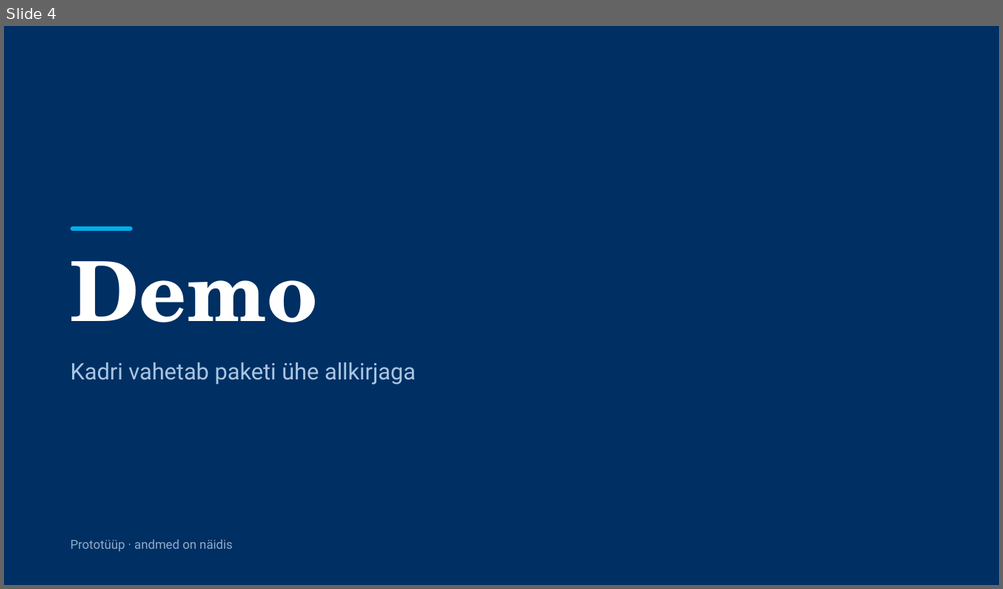
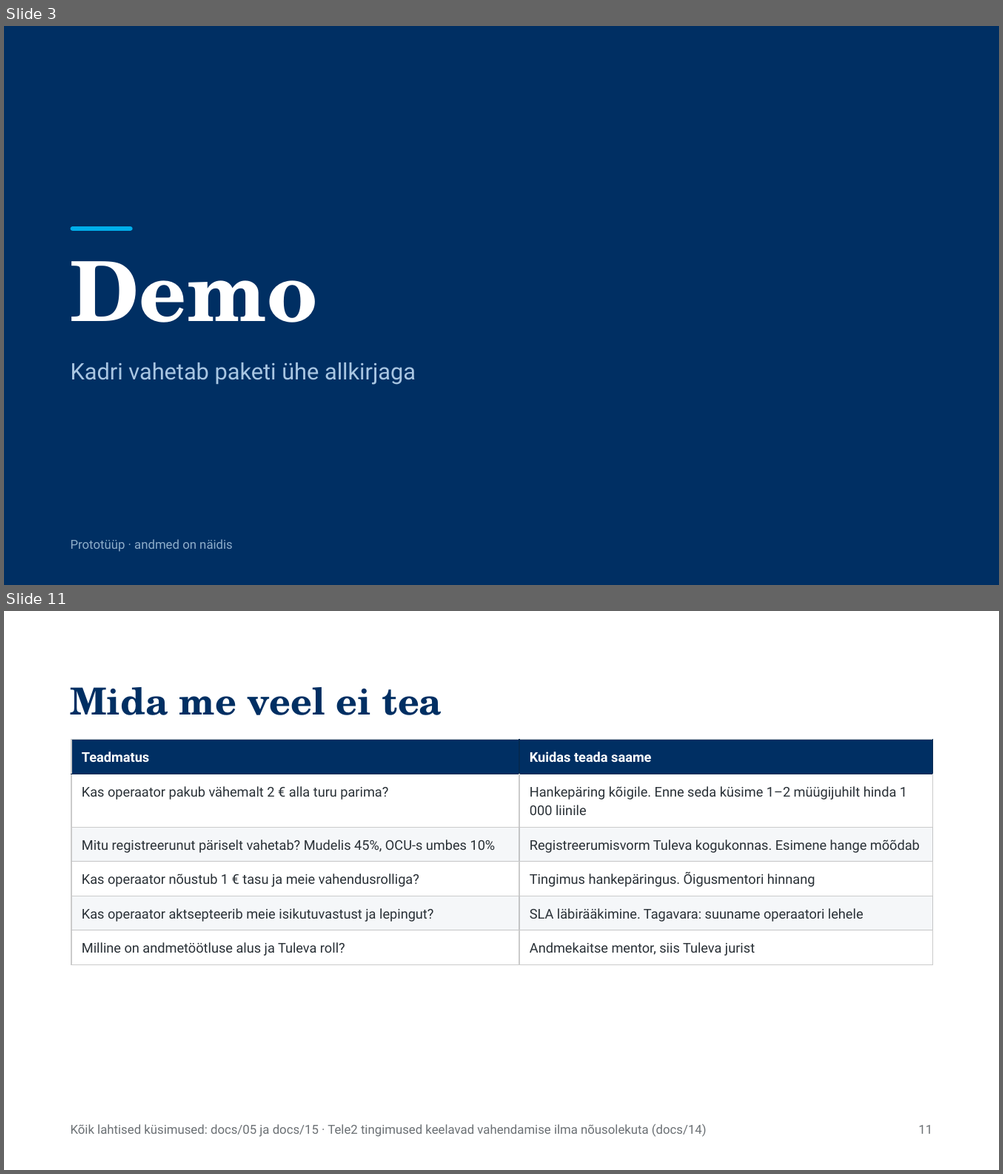
Before and after one commit to ulaurson/tuleva-kogum, a slide deck: esitlus/tuleva-kogum-pitch.pptx. Shown one above the other, each under a label of ours: slide 4 before the commit, slides 3 and 11 after it; the slides between them are not shown. The pictures are 1003x589 and 1003x1174 pixels, drawn with LibreOffice and Linux fonts; fonts in the diff are those of the drawing. Boxes give left, top, right and bottom in pixels: in the first picture for what was removed or moved away, otherwise in the second. Text is boxed around its words. In the diff, an @@ line names an element or a change of style, - is before the commit and + after.

```diff
--- a/esitlus/tuleva-kogum-pitch.pptx
+++ b/esitlus/tuleva-kogum-pitch.pptx
@@ slide 11 added at (4, 611, 999, 1170), background #FFFFFF @@
@@ title added at (71, 687, 441, 715), 36 pt, text #002F63, bold @@
+Mida me veel ei tea
@@ table added at (71, 739, 932, 965), 6 rows, 2 columns @@
+Teadmatus | Kuidas teada saame
+Kas operaator pakub vähemalt 2 € alla turu parima? | Hankepäring kõigile. Enne seda küsime 1–2 müügijuhilt hinda 1 000 liinile
+Mitu registreerunut päriselt vahetab? Mudelis 45%, OCU-s umbes 10% | Registreerumisvorm Tuleva kogukonnas. Esimene hange mõõdab
+Kas operaator nõustub 1 € tasu ja meie vahendusrolliga? | Tingimus hankepäringus. Õigusmentori hinnang
+Kas operaator aktsepteerib meie isikutuvastust ja lepingut? | SLA läbirääkimine. Tagavara: suuname operaatori lehele
+Milline on andmetöötluse alus ja Tuleva roll? | Andmekaitse mentor, siis Tuleva jurist
@@ text added at (71, 1125, 706, 1137), 12 pt, text #6B7074 @@
+Kõik lahtised küsimused: docs/05 ja docs/15 · Tele2 tingimused keelavad vahendamise ilma nõusolekuta (docs/14)
@@ text added at (918, 1125, 932, 1134), 12 pt, text #6B7074 @@
+11
@@ what was slide 4 is now slide 3 @@
```
Also in this commit, not shown: 3 slides changed, 7 other slides added, 6 slides removed, 1 other file.
